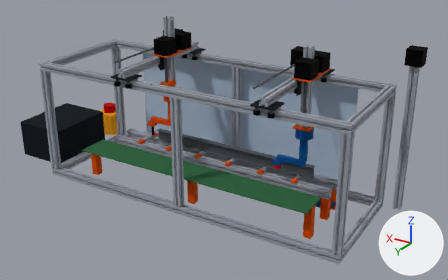
A saved change to the glTF model web/models/prototype.glb.
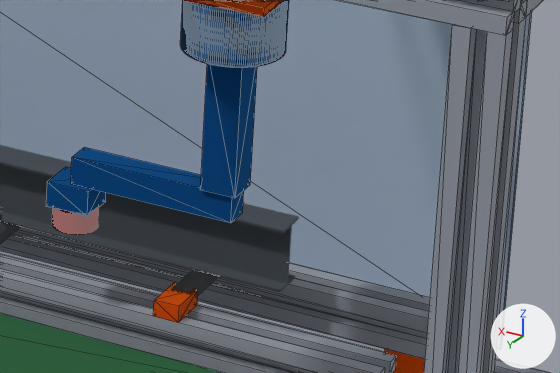
The first picture shows the older version from a 50 mm lens placed at (-0.538, 1.317, 0.82), pointed at (0.272, -0.033, 0.145). The close-ups show the older and then the newer version on the part from 59% to 80% of the width and 46% to 69% of the height of that picture. Only the edits that show in the close-ups are written down. The axes (+X, +Y, +Z) are drawn at lower right. The lights are the same throughout. The close-ups show mesh edges as thin lines. Where no turn or scale is listed for an object, it has been applied to the vertices.

The first close-up shows 'P01-1 base_rail', 'P01-15 bed_rail', 'P01-16 bed_rail', 'P01-7 top_rail', 'P01-8 upright', 'P07-1 outfeed_table', 'P22-1 arm_base', 'P22-2 arm_upper', 'P22-3 arm_fore', 'P22-4 arm_wrist', 'P28-1 model_beam', 'P39-1 enclosure_front' and 7 more.
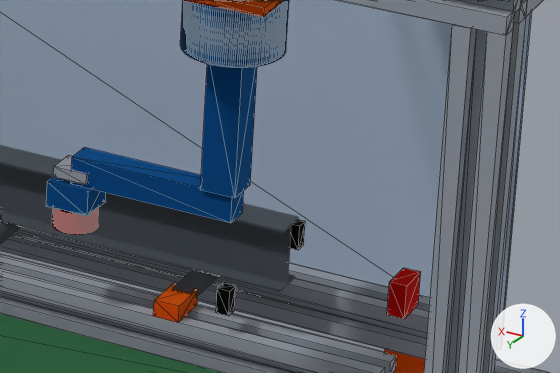
Location of each change, (x1, y1, x2, y2) in pixels of the close-ups (560 x 373 px):
'P48-1 tof_sensor', added (red)
    after: (387, 268, 421, 319)
'P38-2 break_beam', added (black)
    after: (216, 283, 236, 316)
'P50-1 load_cell', added
    after: (53, 155, 88, 185)
'P38-1 break_beam', added
    after: (290, 220, 305, 250)

What changed in the scene script:
```text
Add me_p50_1_load_cell:
    me_p50_1_load_cell.from_pydata(...)  # a box spanning x 0.083..0.099, y -0.007..0.007, z 0.1443..0.1493
    me_p50_1_load_cell.materials.append(mat_mat_0)  # light grey #bfc4cc
Add me_p38_2_break_beam:
    me_p38_2_break_beam.from_pydata(...)  # a box spanning x 0.02..0.026, y -0.015..-0.009, z 0.09..0.102
    me_p38_2_break_beam.materials.append(mat_mat_6)  # black #191919
Add me_p38_1_break_beam:
    me_p38_1_break_beam.from_pydata(...)  # a box spanning x 0.02..0.026, y -0.091..-0.085, z 0.09..0.102
    me_p38_1_break_beam.materials.append(mat_mat_6)  # black #191919
Add me_p48_1_tof_sensor:
    me_p48_1_tof_sensor.from_pydata(...)  # a box spanning x -0.048..-0.04, y -0.058..-0.042, z 0.092..0.108
    me_p48_1_tof_sensor.materials.append(mat_mat_8)  # red #d91f17
Add ob_p50_1_load_cell:
    ob_p50_1_load_cell = bpy.data.objects.new('P50-1 load_cell', me_p50_1_load_cell)
    ob_p50_1_load_cell.location = (0.0, 0.0, 0.0)
Add ob_p38_2_break_beam:
    ob_p38_2_break_beam = bpy.data.objects.new('P38-2 break_beam', me_p38_2_break_beam)
    ob_p38_2_break_beam.location = (0.0, 0.0, 0.0)
Add ob_p38_1_break_beam:
    ob_p38_1_break_beam = bpy.data.objects.new('P38-1 break_beam', me_p38_1_break_beam)
    ob_p38_1_break_beam.location = (0.0, 0.0, 0.0)
Add ob_p48_1_tof_sensor:
    ob_p48_1_tof_sensor = bpy.data.objects.new('P48-1 tof_sensor', me_p48_1_tof_sensor)
    ob_p48_1_tof_sensor.location = (0.0, 0.0, 0.0)
```
